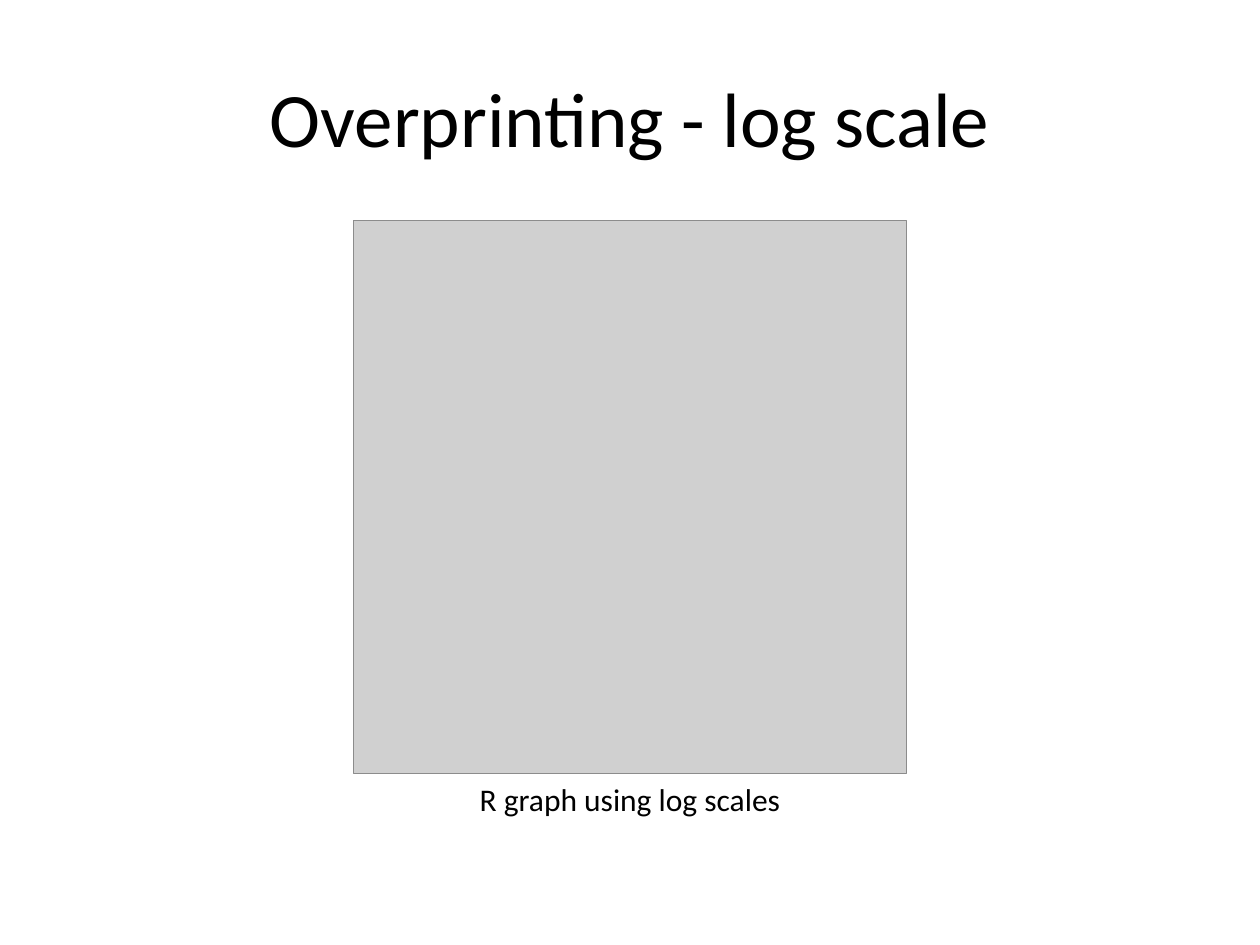
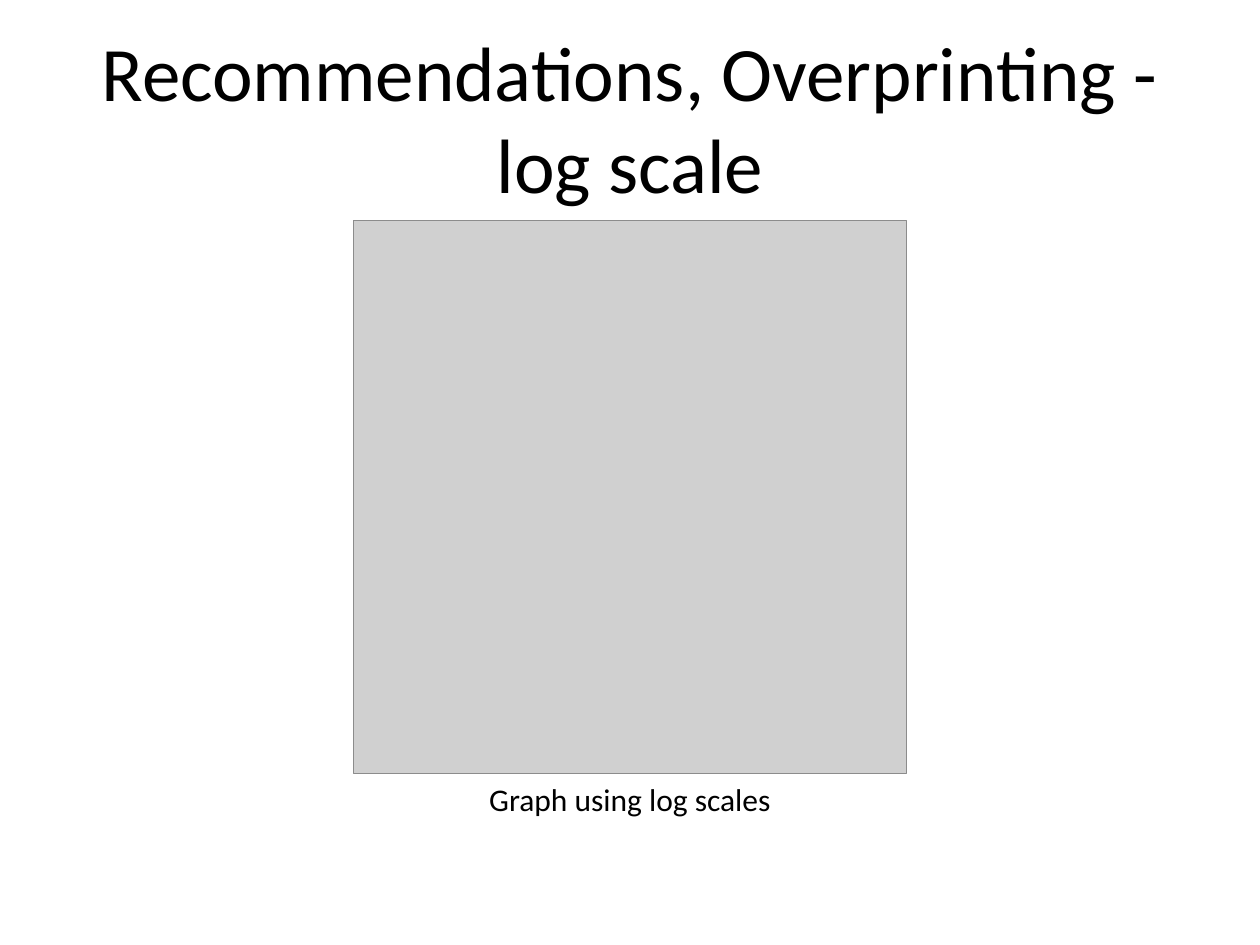
Before and after one commit to pmean/data-visualization, a slide deck: slide 7 of data-viz-01/component/recommendations.pptx (slide 6 before the commit). Drawn at 1260x945 pixels with LibreOffice and Linux fonts; fonts in the diff are those of the drawing; grey boxes stand for pictures. Boxes give left, top, right and bottom in pixels: in the first picture for what was removed or moved away, otherwise in the second. Text is boxed around its words. In the diff, an @@ line names an element or a change of style, - is before the commit and + after.

```diff
--- a/data-viz-01/component/recommendations.pptx
+++ b/data-viz-01/component/recommendations.pptx
@@ title at box(102, 47, 1116, 207): text changed @@
-Overprinting - log scale
+Recommendations, Overprinting - log scale
@@ text at box(489, 789, 771, 817): text changed @@
-R graph using log scales
+Graph using log scales
```
Also in this commit, not shown: 8 other slides changed, 2 slides added, 28 other files.
